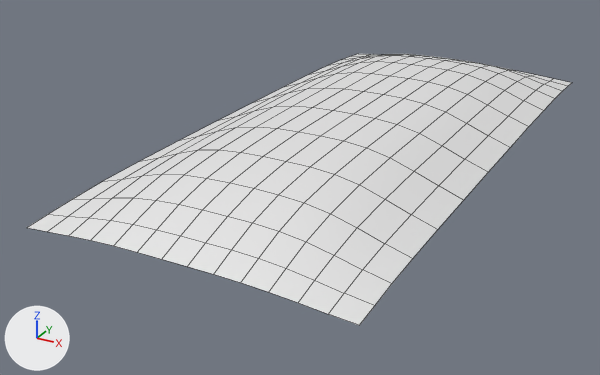
Renders of the Blender file maps/isle_path.blend from each side of a commit.
Both versions are drawn from a 50 mm camera at (12.1, -26.5, 10.8) aimed at (-1.5, -1.9, -1.5). The axes (+X, +Y, +Z) are drawn at lower left. The lights are the same throughout. Mesh edges are drawn as thin lines.

Script lines for the objects in view, before the commit:
```python
me_plane_001 = bpy.data.meshes.new('Plane.001')
me_plane_001.from_pydata(...)  # 196 vertices, 169 faces; spans x 4.55..8.1, y -1.77..1.77, z 0.0
me_plane_001.polygons.foreach_set('use_smooth', [True] * 169)
ob_plane = bpy.data.objects.new('Plane', me_plane_001)
ob_plane.location = (0.0, 0.0, 0.0)
ob_plane.scale = (3.0, 3.0, 3.0)
_m = ob_plane.modifiers.new('Lattice', 'LATTICE')
_m.object = ob_lattice
```
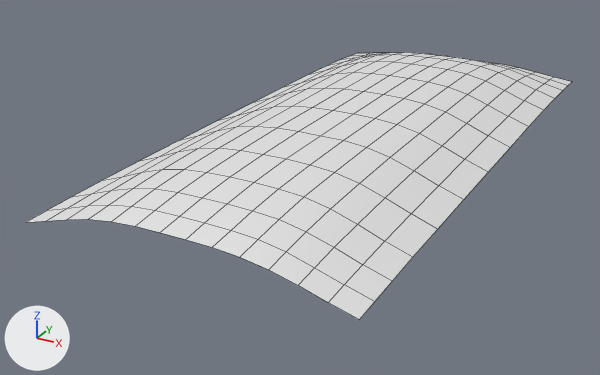
Commit message: Adjusted isle path mesh

Boxes [x1, y1, x2, y2] around the edits, measured in the pictures (600 x 375 px):
```json
{"object": "Plane", "change": "reshaped", "before": [27, 54, 571, 325], "after": [27, 52, 571, 320]}
```

Scene script edits in JSON lines:
```json
{"op": "remove", "block": "lat_lattice", "code": "lat_lattice.points.foreach_set('co_deform', [-2.21, -1.04, 0.0, -1.96, -1.04, 0.0, -1.71, -1.04, 0.0, -1.46, -1.04, 0.0, -1.21, -1.04, 0.0, -2.21, -0.79, 0.0, -1.96, -0.79, 0.138, -1.71, -0.79, 0.138, -1.46, -0.79, 0.138, -1.21, -0.79, 0.0, -2.21, 0.0, 0.0, -1.96, 0.0, 0.138, -1.71, 0.0, 0.138, -1.46, 0.0, 0.138, -1.21, 0.0, 0.0, -2.21, 0.79, 0.0, -1.96, 0.79, 0.138, -1.71, 0.79, 0.138, -1.46, 0.79, 0.138, -1.21, 0.79, 0.0, -2.21, 1.04, 0.0, -1.96, 1.04, 0.0, -1.71, 1.04, 0.0, -1.46, 1.04, 0.0, -1.21, 1.04, 0.0])"}
{"op": "add", "block": "lat_lattice", "code": "lat_lattice.points.foreach_set('co_deform', [-2.21, -1.04, 0.0, -1.96, -1.04, 0.0888, -1.71, -1.04, 0.0888, -1.46, -1.04, 0.0888, -1.21, -1.04, 0.0, -2.21, -0.79, 0.0, -1.96, -0.79, 0.138, -1.71, -0.79, 0.138, -1.46, -0.79, 0.138, -1.21, -0.79, 0.0, -2.21, 0.0, 0.0, -1.96, 0.0, 0.138, -1.71, 0.0, 0.138, -1.46, 0.0, 0.138, -1.21, 0.0, 0.0, -2.21, 0.79, 0.0, -1.96, 0.79, 0.138, -1.71, 0.79, 0.138, -1.46, 0.79, 0.138, -1.21, 0.79, 0.0, -2.21, 1.04, 0.0, -1.96, 1.04, 0.022, -1.71, 1.04, 0.022, -1.46, 1.04, 0.022, -1.21, 1.04, 0.0])"}
```
